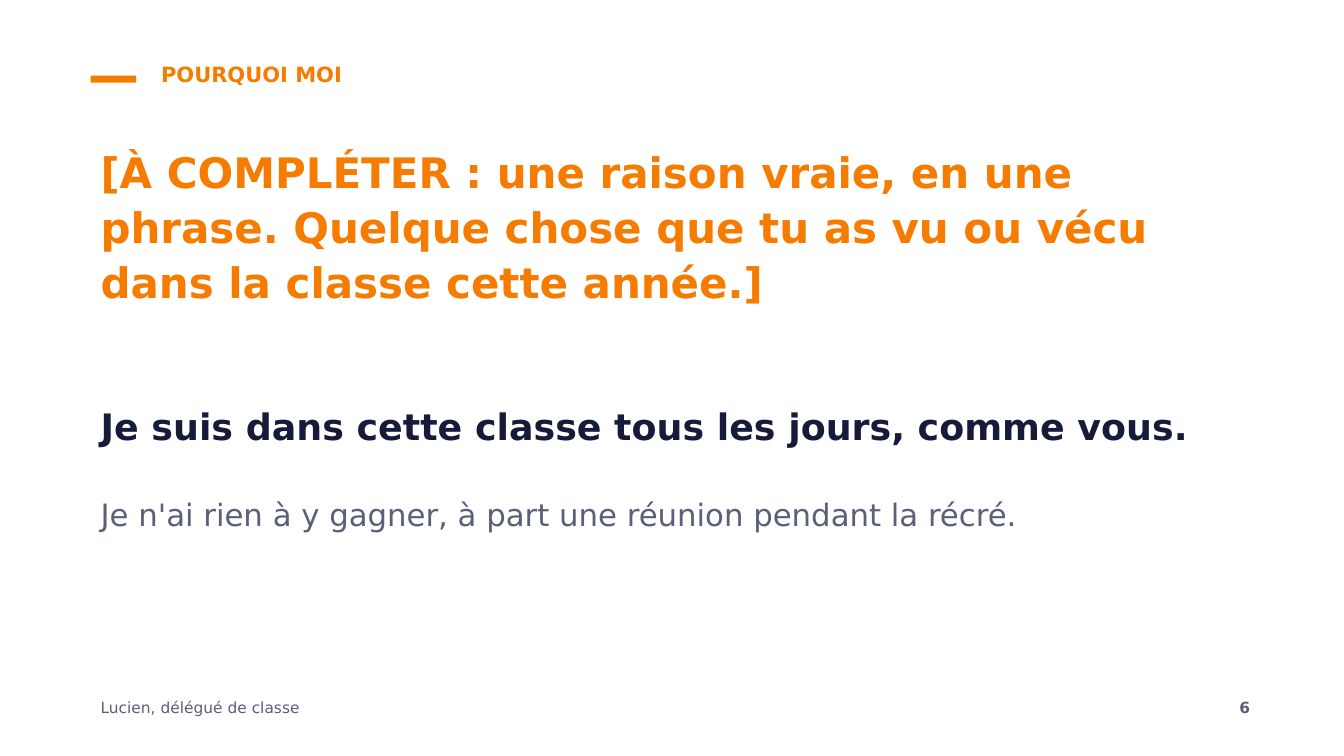
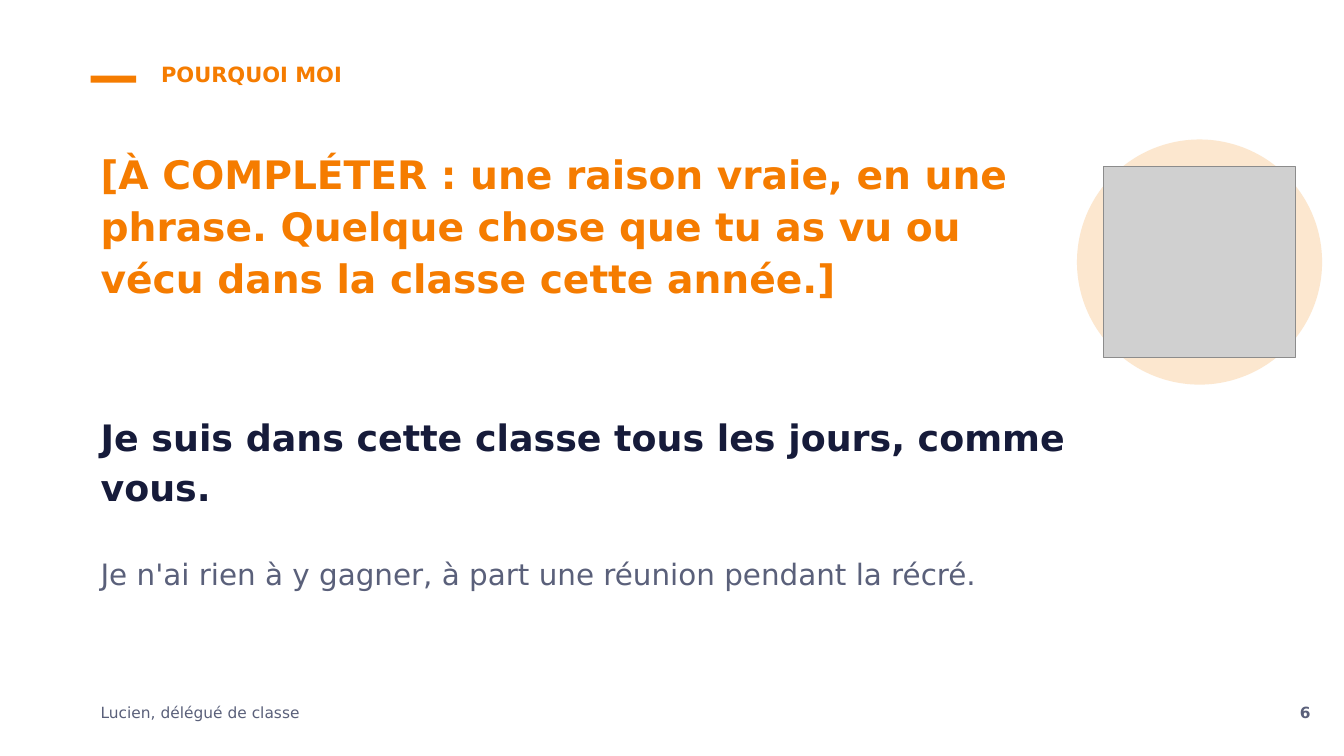
Before and after one commit to lucien-cmd/perso, a slide deck: slide 6 of campagne-delegue-lucien.pptx. Drawn at 1344x756 pixels with LibreOffice and Linux fonts; fonts in the diff are those of the drawing; grey boxes stand for pictures. Boxes give left, top, right and bottom in pixels: in the first picture for what was removed or moved away, otherwise in the second. Text is boxed around its words. In the diff, an @@ line names an element or a change of style, - is before the commit and + after.

```diff
--- a/campagne-delegue-lucien.pptx
+++ b/campagne-delegue-lucien.pptx
@@ text "[À COMPLÉTER : une raison ..." at (x1=101, y1=159, x2=1007, y2=299): size 30 to 28 pt @@
@@ ellipse added at (x1=1077, y1=139, x2=1322, y2=384), fill #FCE7CF @@
@@ picture added at (x1=1104, y1=166, x2=1296, y2=358) @@
@@ text "Je suis dans cette classe ..." moved from (x1=101, y1=412, x2=1187, y2=533) to (x1=101, y1=423, x2=1065, y2=591) @@
@@ text at (x1=101, y1=561, x2=976, y2=591): size 22 to 21 pt in "Je n'ai rien à y gagner, à ..." @@
@@ text "Lucien, délégué de classe" moved from (x1=101, y1=700, x2=300, y2=716) to (x1=101, y1=705, x2=300, y2=721) @@
@@ text "6" moved from (x1=1239, y1=701, x2=1250, y2=713) to (x1=1300, y1=706, x2=1311, y2=718) @@
```
Also in this commit, not shown: 7 other slides changed, 2 other files.
